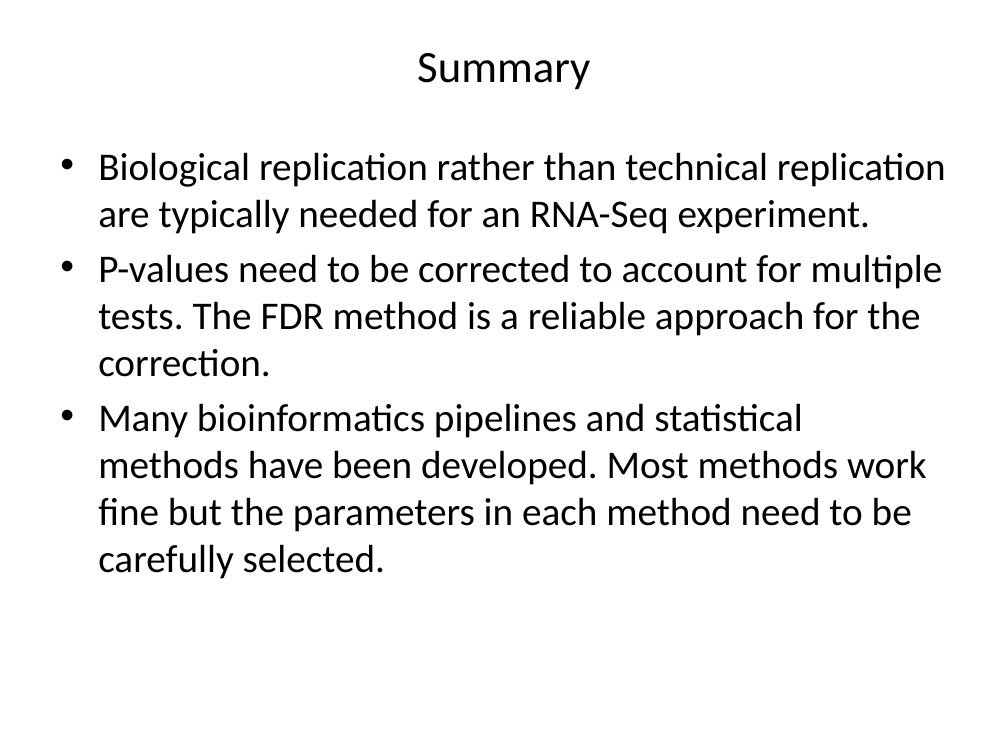
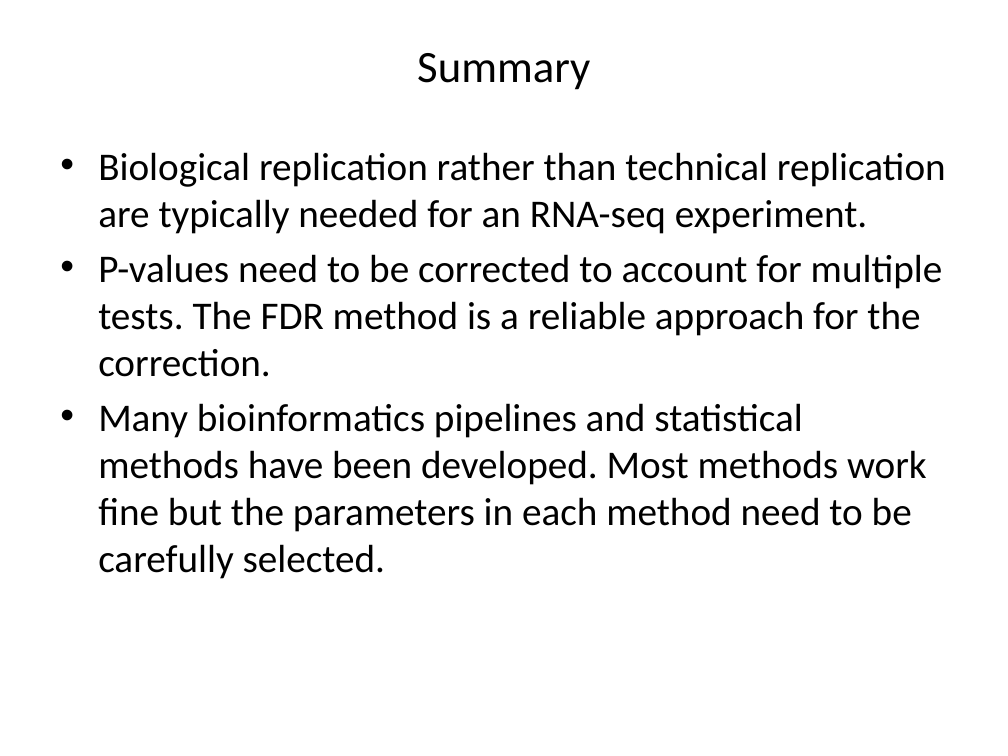
Before and after one commit to liu3zhenlab/teaching, a slide deck: slide 50 of PLPTH813Bioinformatis/2023/lectures/lecture16_DE.pptx (slide 49 before the commit). Drawn at 1008x756 pixels with LibreOffice and Linux fonts; fonts in the diff are those of the drawing. Boxes give left, top, right and bottom in pixels: in the first picture for what was removed or moved away, otherwise in the second. Text is boxed around its words. In the diff, an @@ line names an element or a change of style, - is before the commit and + after.

```diff
--- a/PLPTH813Bioinformatis/2023/lectures/lecture16_DE.pptx
+++ b/PLPTH813Bioinformatis/2023/lectures/lecture16_DE.pptx
@@ text at (98,152,946,234): text changed @@
-• Biological replication rather than technical replication are typically needed for an RNA-Seq experiment.
+• Biological replication rather than technical replication are typically needed for an RNA-seq experiment.
```
Also in this commit, not shown: 14 other slides changed, 1 slide added, 4 other files.
